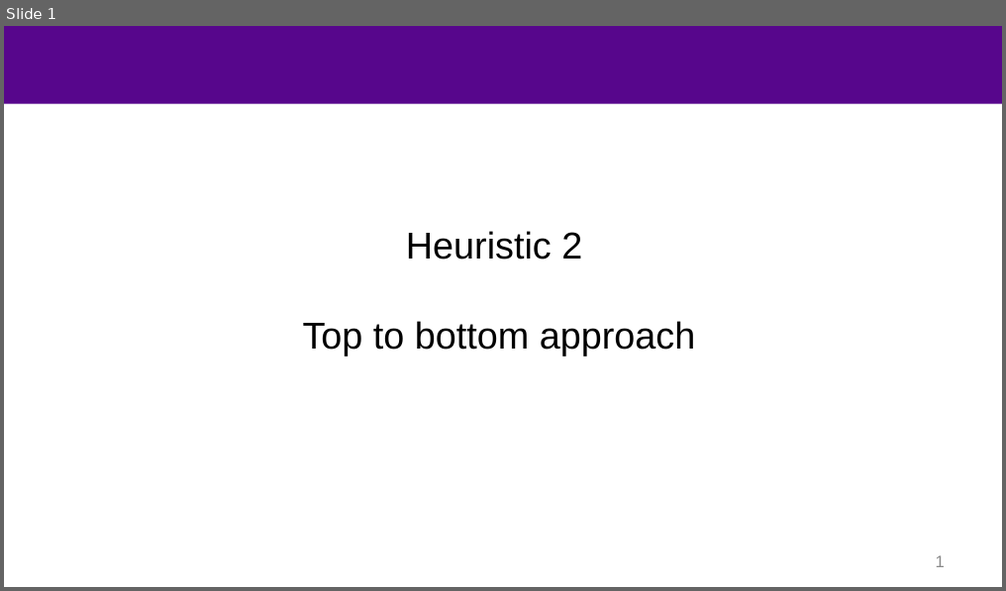
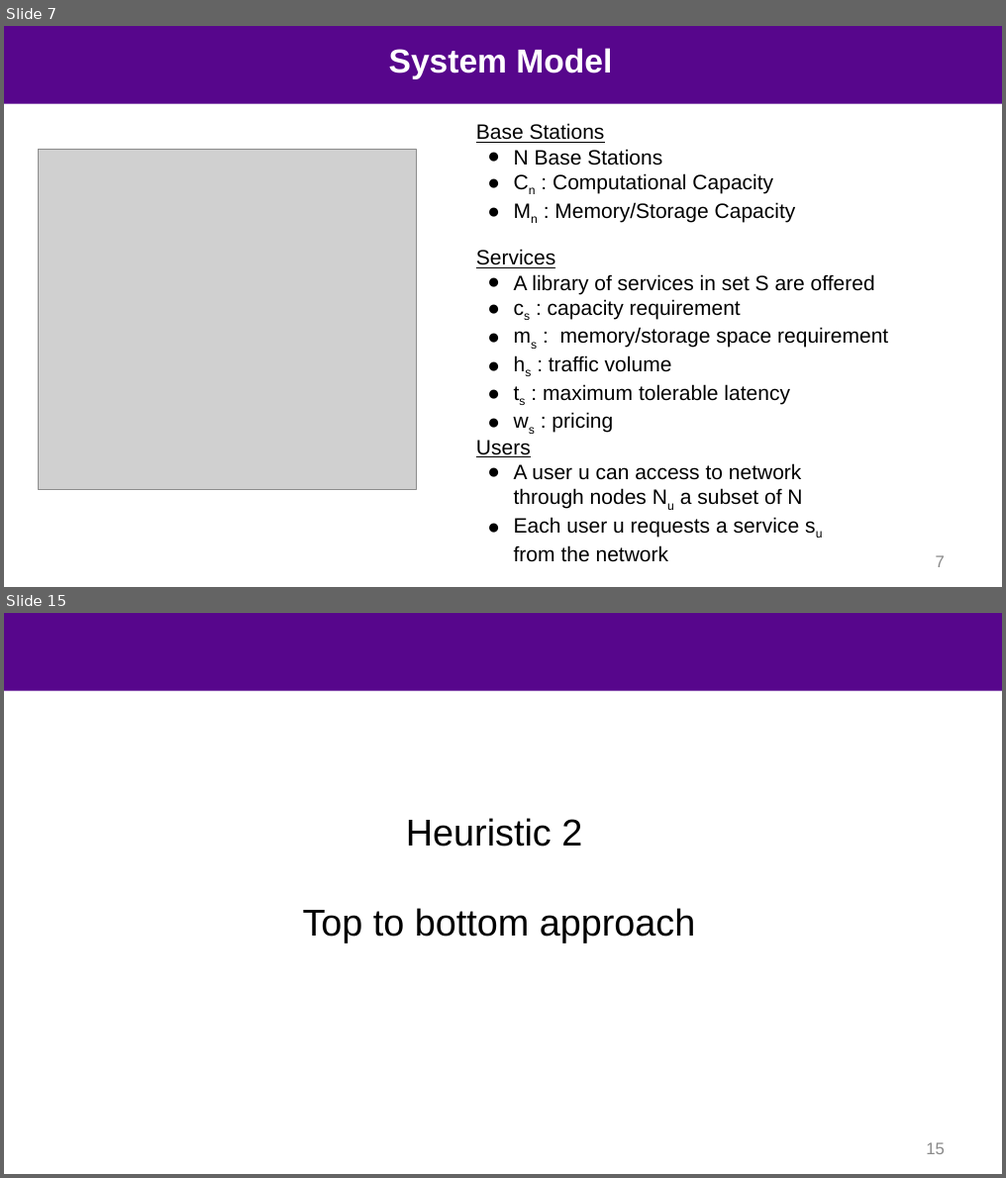
Before and after one commit to mustafafu/mec_request_routing, a slide deck: common_script/part2.pptx. Shown one above the other, each under a label of ours: slide 1 before the commit, slides 7 and 15 after it; the slides between them are not shown. The pictures are 1006x591 and 1006x1178 pixels, drawn with LibreOffice and Linux fonts; fonts in the diff are those of the drawing; grey boxes stand for pictures; background and template pictures are left out. Boxes give left, top, right and bottom in pixels: in the first picture for what was removed or moved away, otherwise in the second. Text is boxed around its words. In the diff, an @@ line names an element or a change of style, - is before the commit and + after.

```diff
--- a/common_script/part2.pptx
+++ b/common_script/part2.pptx
@@ slide 7 added at (x1=4, y1=26, x2=1002, y2=587), background #FFFFFF; not listed: 1 template element that a slide beside it also shows @@
@@ text added at (x1=389, y1=48, x2=612, y2=79), 32 pt, text #FFFFFF, bold @@
+System Model
@@ text added at (x1=476, y1=123, x2=796, y2=222), 20 pt, text #000000 @@
+Base Stations
+● N Base Stations
+● Cn : Computational Capacity
+● Mn : Memory/Storage Capacity
@@ picture added at (x1=39, y1=149, x2=416, y2=490) @@
@@ text added at (x1=476, y1=249, x2=888, y2=433), 20 pt, text #000000 @@
+Services
+● A library of services in set S are offered
+● cs : capacity requirement
+● ms : memory/storage space requirement
+● hs : traffic volume
+● ts : maximum tolerable latency
+● ws : pricing
@@ text added at (x1=476, y1=440, x2=802, y2=563), 20 pt, text #000000 @@
+Users
+● A user u can access to network through nodes Nu a subset of N
+● Each user u requests a service su from the network
@@ page number added at (x1=936, y1=556, x2=944, y2=568), 16 pt, text #898989 @@
+7
@@ what was slide 1 is now slide 15 @@
@@ page number at (x1=926, y1=1143, x2=944, y2=1155): text changed @@
-1
+15
```
Also in this commit, not shown: 5 slides changed, 13 other slides added.
